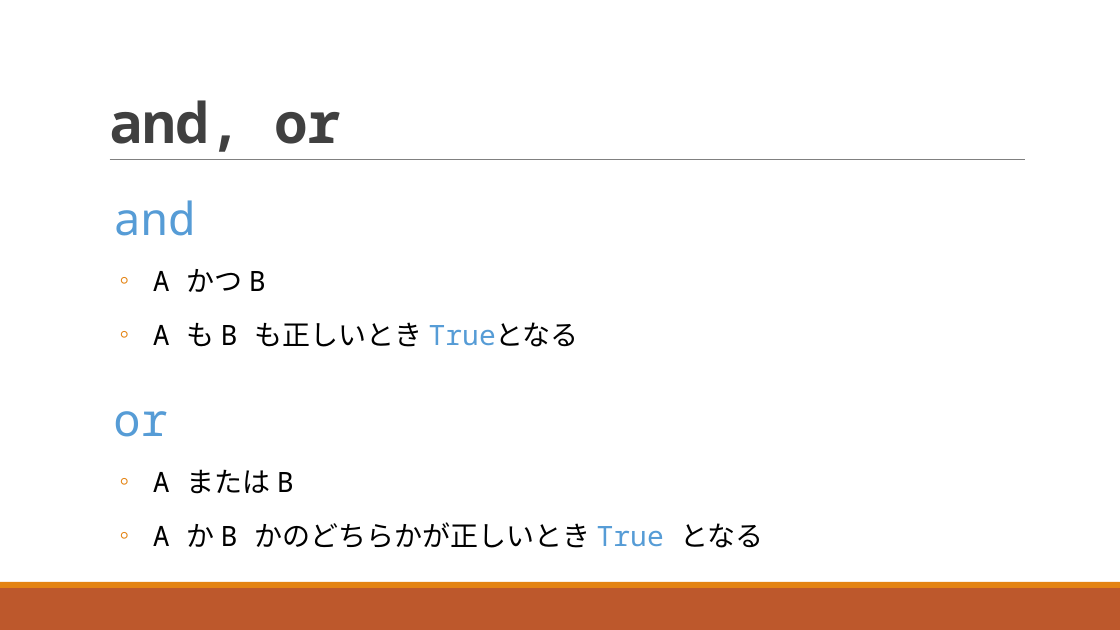
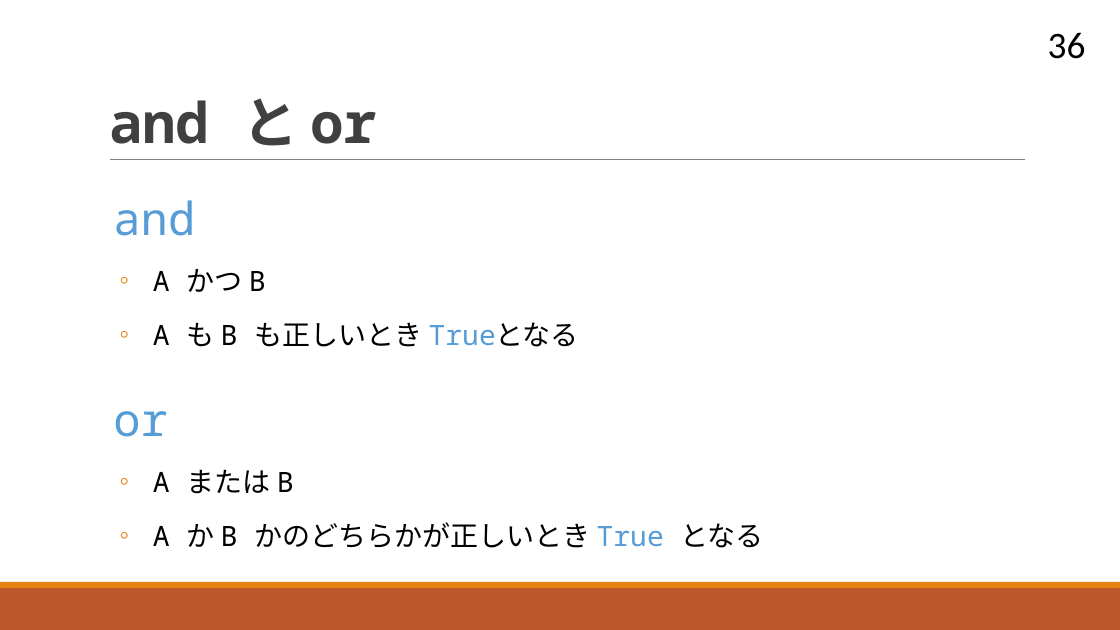
Before and after one commit to navy1634/Teach, a slide deck: slide 36 of 20230711/unit03.pptx (slide 34 before the commit). Drawn at 1120x630 pixels with LibreOffice and Linux fonts; fonts in the diff are those of the drawing. Boxes give left, top, right and bottom in pixels: in the first picture for what was removed or moved away, otherwise in the second. Text is boxed around its words. In the diff, an @@ line names an element or a change of style, - is before the commit and + after.

```diff
--- a/20230711/unit03.pptx
+++ b/20230711/unit03.pptx
@@ page number added at box(1048, 32, 1086, 59), 32 pt, text #000000 @@
+36
@@ title at box(109, 98, 378, 146): text changed @@
-and, or
+and と or
```
Also in this commit, not shown: 50 other slides changed, 4 slides added, 1 other file.
